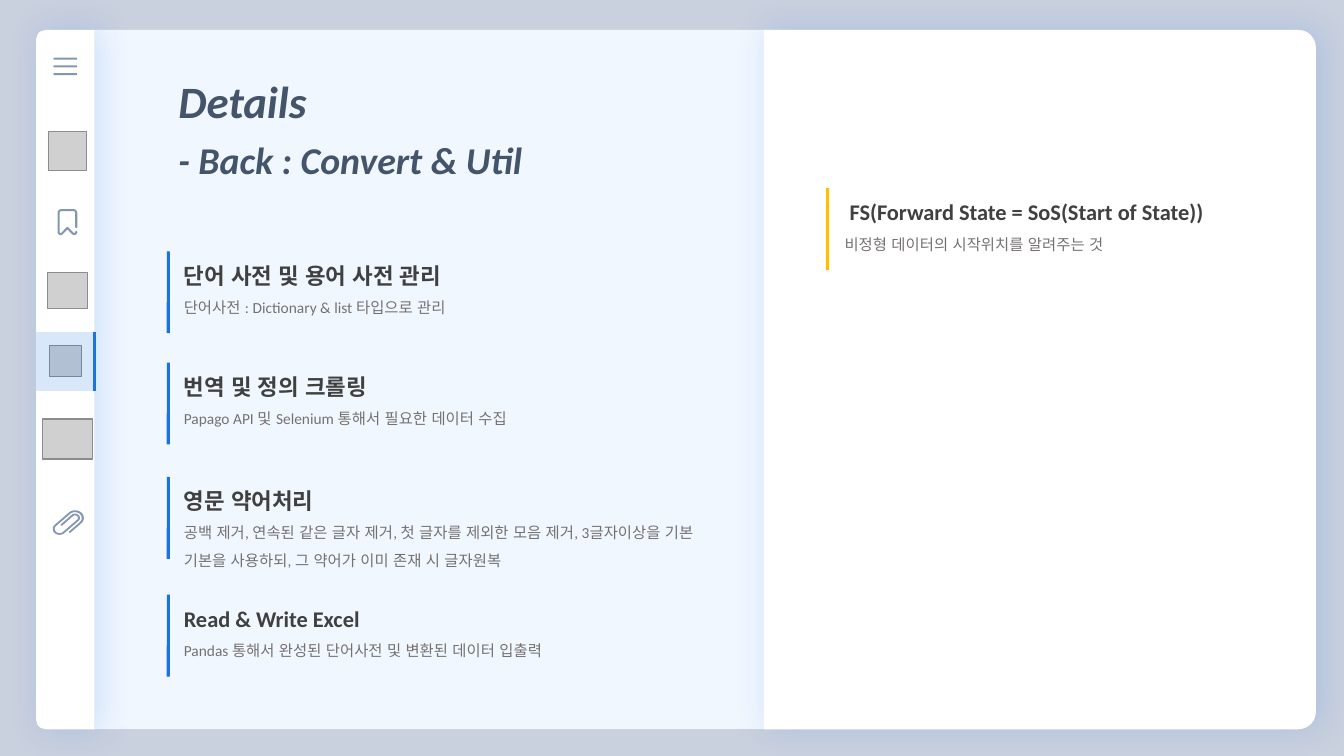
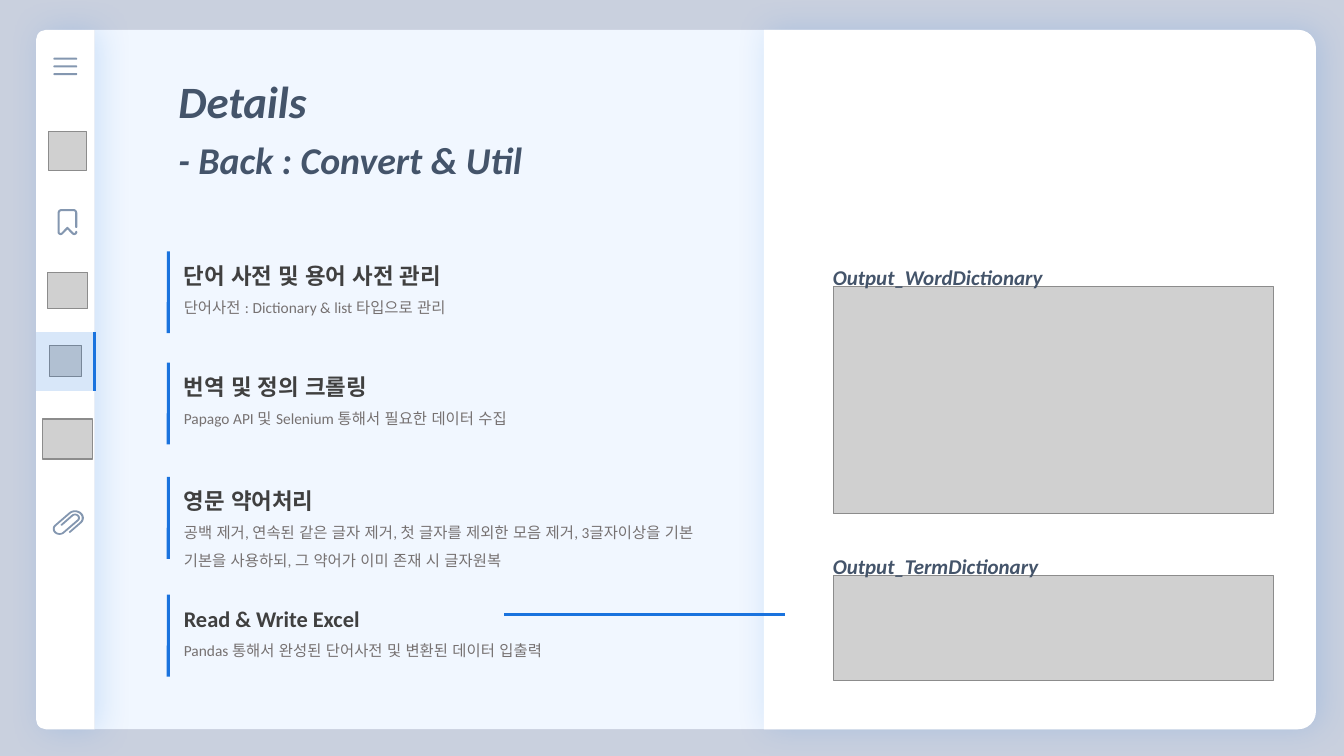
Before and after one commit to florentious/AutoGenerating_VariableName, a slide deck: slide 20 of Text/Presentation/presentation_ver0_4.pptm (slide 19 before the commit). Drawn at 1344x756 pixels with LibreOffice and Linux fonts; fonts in the diff are those of the drawing; grey boxes stand for pictures. Boxes give left, top, right and bottom in pixels: in the first picture for what was removed or moved away, otherwise in the second. Text is boxed around its words. In the diff, an @@ line names an element or a change of style, - is before the commit and + after.

```diff
--- a/Text/Presentation/presentation_ver0_4.pptm
+++ b/Text/Presentation/presentation_ver0_4.pptm
@@ line removed from (828, 189) to (828, 270) @@
@@ text removed at (845,203,1204,251) @@
-FS(Forward State = SoS(Start of State))
-비정형 데이터의 시작위치를 알려주는 것
@@ text added at (833,268,1043,292), 15 pt, text #44546A, bold, italic @@
+Output_WordDictionary
@@ picture added at (834,286,1273,514) @@
@@ text added at (833,559,1038,580), 15 pt, text #44546A, bold, italic @@
+Output_TermDictionary
@@ picture added at (834,576,1273,681) @@
@@ line added from (504, 615) to (785, 615), #1A73DE 2 pt @@
```
Also in this commit, not shown: 8 other slides changed, 2 slides added, 1 slide removed, 22 other files.
